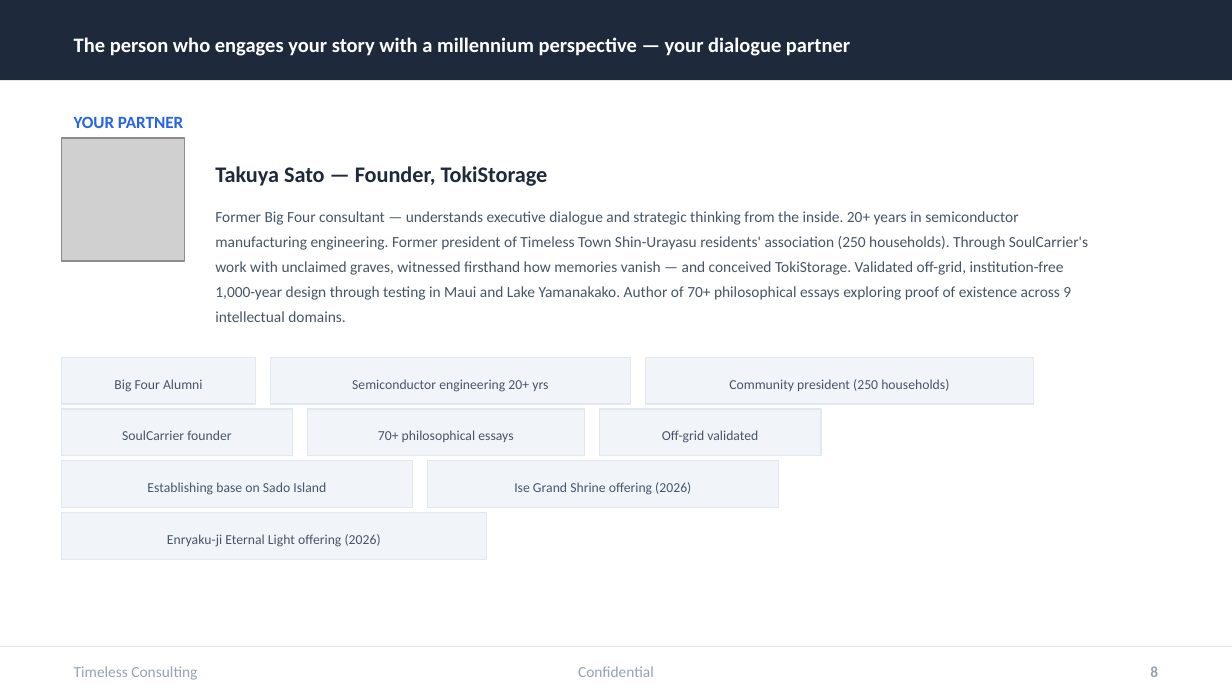
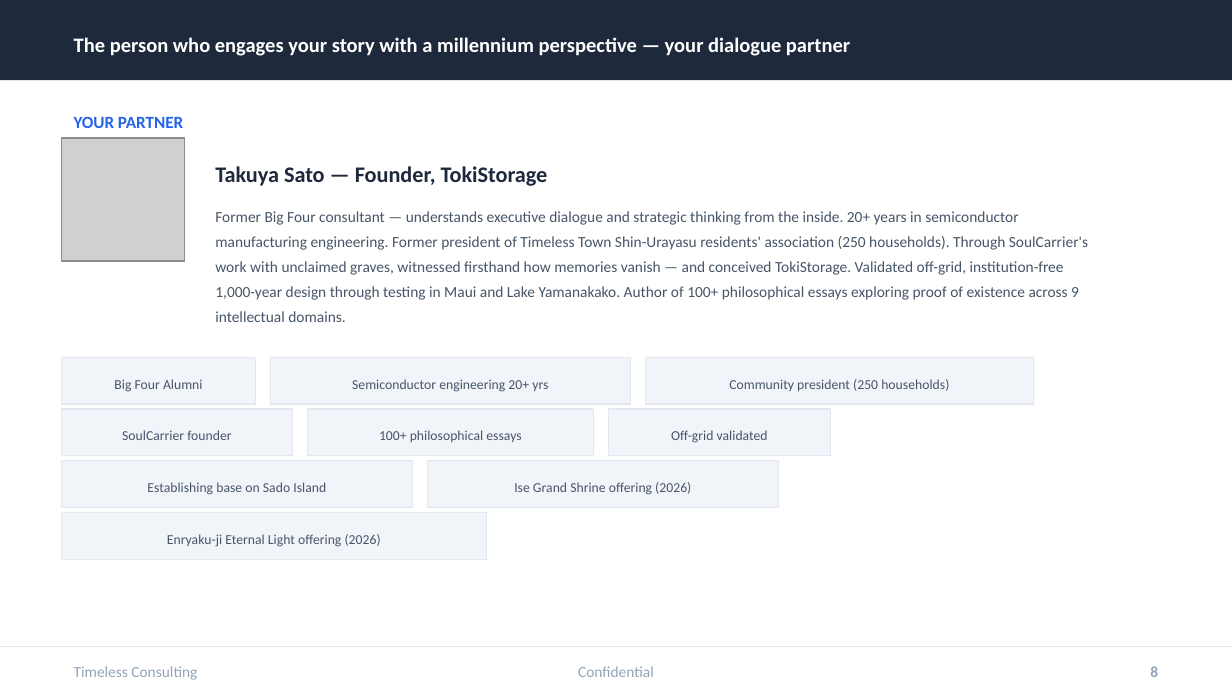
Before and after one commit to tokistorage/lp, a slide deck: slide 8 of tokistorage-client-deck-en.pptx. Drawn at 1232x693 pixels with LibreOffice and Linux fonts; fonts in the diff are those of the drawing; grey boxes stand for pictures. Boxes give left, top, right and bottom in pixels: in the first picture for what was removed or moved away, otherwise in the second. Text is boxed around its words. In the diff, an @@ line names an element or a change of style, - is before the commit and + after.

```diff
--- a/tokistorage-client-deck-en.pptx
+++ b/tokistorage-client-deck-en.pptx
@@ text at bbox=[215, 211, 1088, 322]: text changed @@
-Former Big Four consultant — understands executive dialogue and strategic thinking from the inside. 20+ years in semiconductor manufacturing engineering. Former president of Timeless Town Shin-Urayasu residents' association (250 households). Through SoulCarrier's work with unclaimed graves, witnessed firsthand how memories vanish — and conceived TokiStorage. Validated off-grid, institution-free 1,000-year design through testing in Maui and Lake Yamanakako. Author of 70+ philosophical essays exploring proof of existence across 9 intellectual domains.
+Former Big Four consultant — understands executive dialogue and strategic thinking from the inside. 20+ years in semiconductor manufacturing engineering. Former president of Timeless Town Shin-Urayasu residents' association (250 households). Through SoulCarrier's work with unclaimed graves, witnessed firsthand how memories vanish — and conceived TokiStorage. Validated off-grid, institution-free 1,000-year design through testing in Maui and Lake Yamanakako. Author of 100+ philosophical essays exploring proof of existence across 9 intellectual domains.
@@ rectangle: place and size @@
-rectangle at bbox=[308, 409, 585, 456]
+rectangle at bbox=[308, 409, 595, 456]
@@ rectangle: place and size @@
-rectangle at bbox=[600, 409, 822, 456]
+rectangle at bbox=[609, 409, 830, 456]
@@ text "Off-grid validated": place and size @@
-text "Off-grid validated" at bbox=[662, 430, 758, 443]
+text "Off-grid validated" at bbox=[671, 430, 768, 443]
@@ text at bbox=[379, 430, 521, 442]: text changed @@
-70+ philosophical essays
+100+ philosophical essays
```
Also in this commit, not shown: 1 other slide changed, 27 other files.
